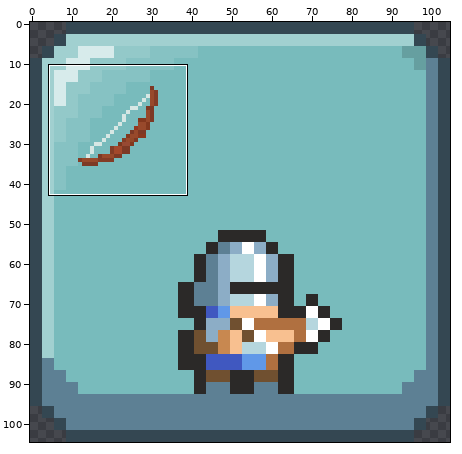
Edited in one commit: sprite sheet (Assets/Resources/image/32.png). The first picture is a wide view before the edit; the outline marks the close-up.
Close-up. Old version:
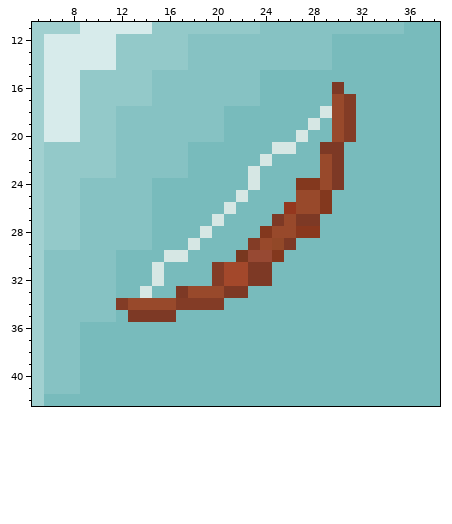
The file is 105x105 pixels. Colours within 5 levels of each other are drawn and written as one. Shown: x 5..38, y 11..42.
And afterwards:
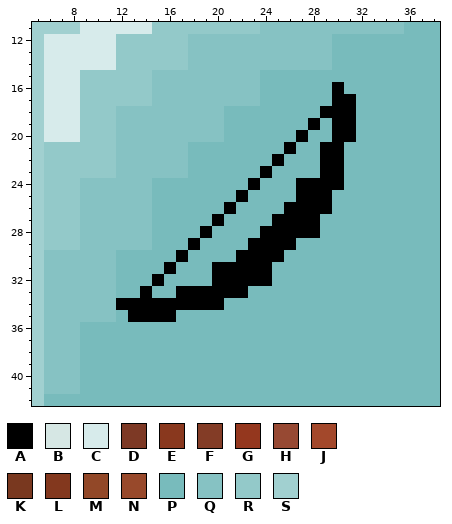
Palette (. is transparent): A #000000  B #d6e7e4  C #d7ebeb  D #7d3925  E #89381e  F #833c26  G #94371e  H #974933  J #a3482b  K #79381f  L #83381e  M #924828  N #98492b  P #78bbbc  Q #86c2c3  R #93c9c9  S #a1d0d0
What changed:
Changed rows in their new state; - is an unchanged pixel.
first column x 12:
16 ------------------A-
17 ------------------AA
18 -----------------AAA
19 ----------------A-AA
20 ---------------A--AA
21 -------------PA--AA-
22 ------------PA---AA-
23 -----------PA----AA-
24 -----------A---AAAA-
25 ----------A----AAA--
26 ---------A----AAAA--
27 --------A----AAAA---
28 -------A----AAAAA---
29 ------A----AAAA-----
30 ----PA----AAAA------
31 ---PA---AAAAA-------
32 ---A----AAAAA-------
33 --A--AAAAAA---------
34 AAAAAAAAA-----------
35 -AAAA---------------
Changed places in both close-ups, as pixel boxes (x1, y1, x2, y2):
changed: (116, 82, 356, 322)
